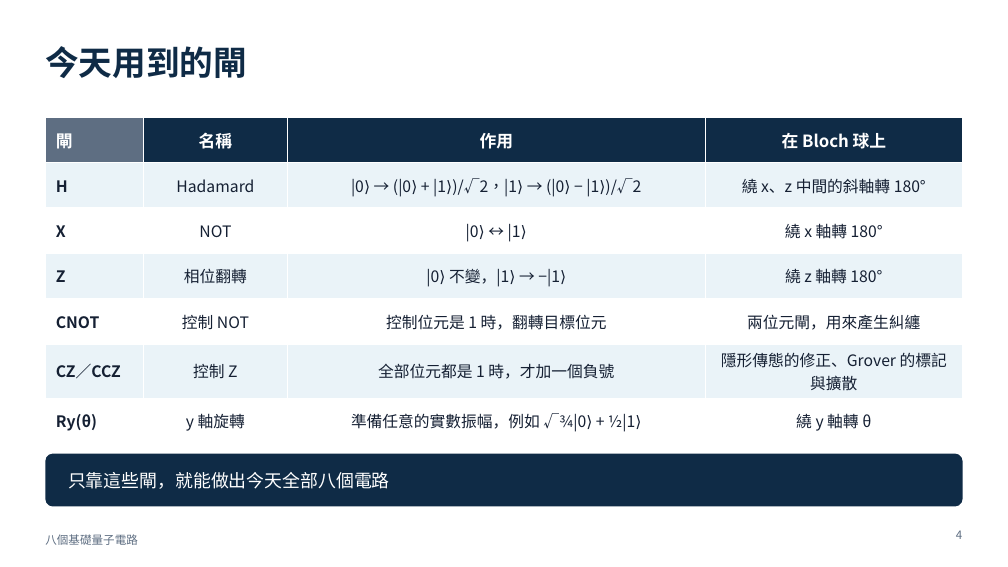
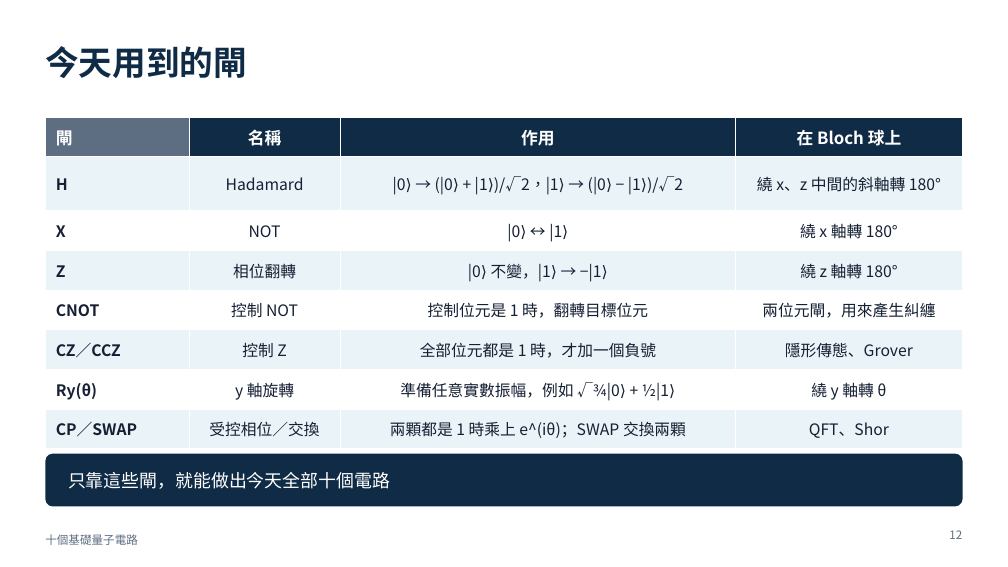
Before and after one commit to pcpcchen-coder/QuantumComputing, a slide deck: slide 12 of slides/output/basic-circuits.pptx (slide 4 before the commit). Drawn at 1008x567 pixels with LibreOffice and Linux fonts; fonts in the diff are those of the drawing. Boxes give left, top, right and bottom in pixels: in the first picture for what was removed or moved away, otherwise in the second. Text is boxed around its words. In the diff, an @@ line names an element or a change of style, - is before the commit and + after.

```diff
--- a/slides/output/basic-circuits.pptx
+++ b/slides/output/basic-circuits.pptx
@@ table at bbox=[45, 117, 963, 442] @@
-row 6: CZ／CCZ | 控制 Z | 全部位元都是 1 時，才加一個負號 | 隱形傳態的修正、Grover 的標記與擴散
-row 7: Ry(θ) | y 軸旋轉 | 準備任意的實數振幅，例如 √¾|0⟩ + ½|1⟩ | 繞 y 軸轉 θ
+row 6: CZ／CCZ | 控制 Z | 全部位元都是 1 時，才加一個負號 | 隱形傳態、Grover
+row 7: Ry(θ) | y 軸旋轉 | 準備任意實數振幅，例如 √¾|0⟩ + ½|1⟩ | 繞 y 軸轉 θ
+row 8: CP／SWAP | 受控相位／交換 | 兩顆都是 1 時乘上 e^(iθ)；SWAP 交換兩顆 | QFT、Shor
@@ text at bbox=[68, 472, 390, 489]: text changed @@
-只靠這些閘，就能做出今天全部八個電路
+只靠這些閘，就能做出今天全部十個電路
@@ text at bbox=[45, 534, 138, 545]: text changed @@
-八個基礎量子電路
+十個基礎量子電路
@@ page number at bbox=[949, 530, 962, 539]: text changed @@
-4
+12
```
Also in this commit, not shown: 31 other slides changed, 16 slides added, 21 other files.
